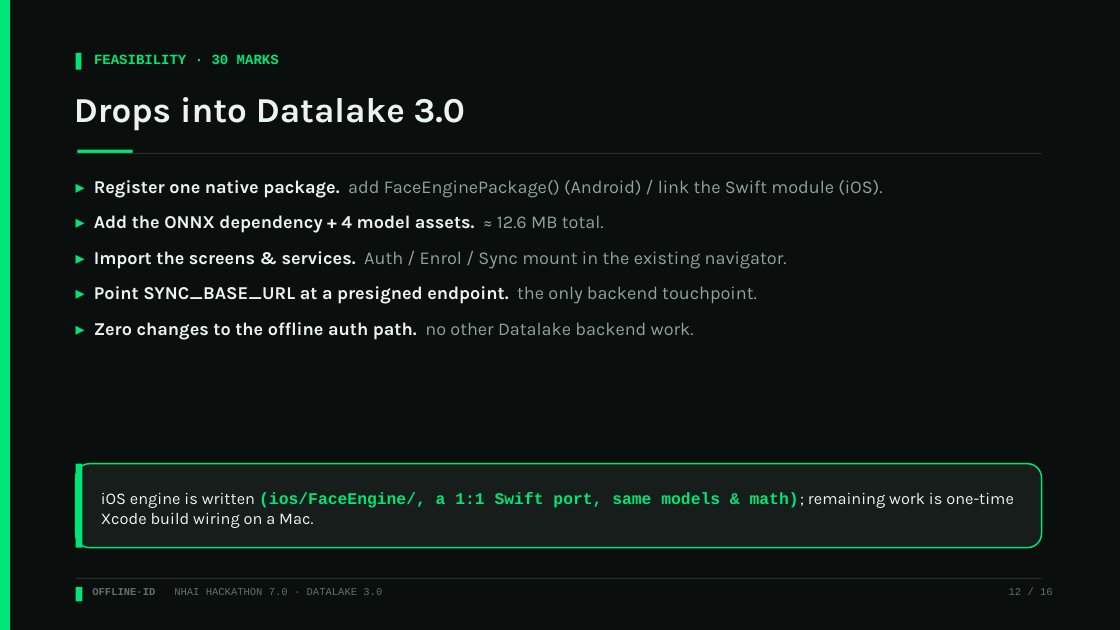
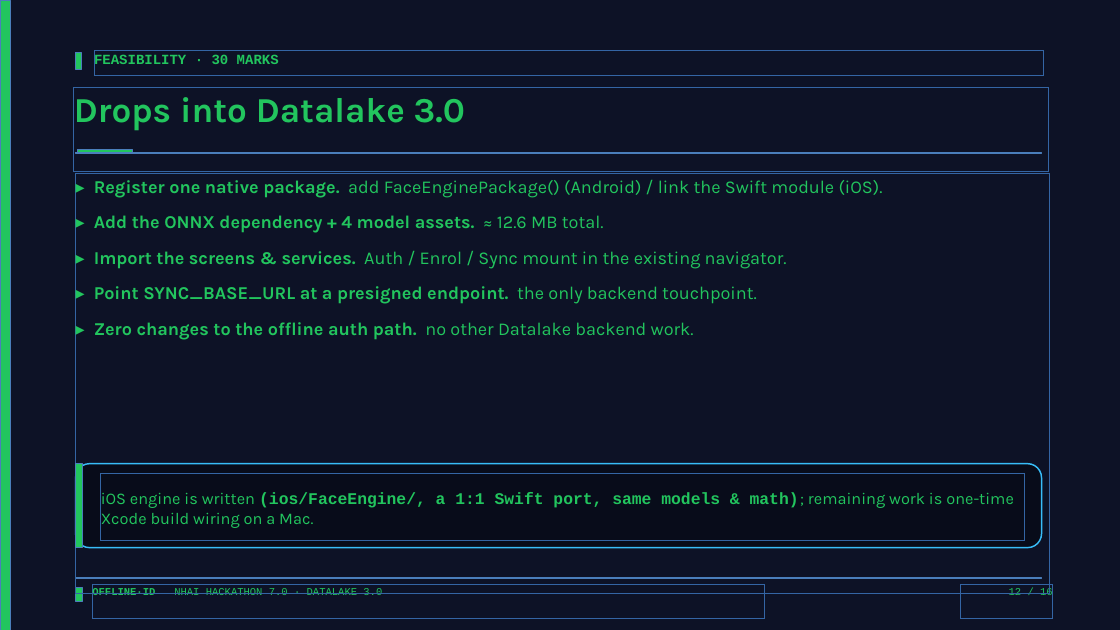
Before and after one commit to moneytosms/offlineid, a slide deck: slide 12 of submission/OfflineID_Hackathon7.pptx. Drawn at 1120x630 pixels with LibreOffice and Linux fonts; fonts in the diff are those of the drawing. Boxes give left, top, right and bottom in pixels: in the first picture for what was removed or moved away, otherwise in the second. Text is boxed around its words. In the diff, an @@ line names an element or a change of style, - is before the commit and + after.

Commit message:
style: restyle PPTX and PDF to Deep Navy/Sky Blue theme

```diff
--- a/submission/OfflineID_Hackathon7.pptx
+++ b/submission/OfflineID_Hackathon7.pptx
@@ background #0A0E0D to #0D1226 @@
@@ text "FEASIBILITY · 30 MARKS" at (94, 54, 279, 69): text colour #00E676 to #22C55E @@
@@ text "Drops into Datalake 3.0" at (74, 97, 465, 131): text colour #EAF3EF to #22C55E @@
@@ text "▸ Register one native package. ..." at (94, 180, 883, 340): text colour #00E676 to #22C55E in "▸", "▸", "▸", "▸" and 1 more places; text colour #EAF3EF to #22C55E in "Register one native package.", "Add the ONNX dependency + 4 model ...", "Import the screens & services.", "Point SYNC_BASE_URL at a presigned endpoint." and 1 more places; text colour #8DA39B to #22C55E in "add FaceEnginePackage() (Android) / link the Swift ...", "≈ 12.6 MB total.", "Auth / Enrol / Sync mount in ...", "the only backend touchpoint." and 1 more places @@
@@ rectangle at (76, 153, 1042, 154): fill #22302B to #080C1A @@
@@ fill #00E676 to #22C55E in 5 elements at (0, 0, 10, 630), (76, 587, 82, 602), (76, 53, 82, 70), (77, 150, 133, 154), (76, 464, 82, 548) @@
@@ rounded rectangle at (76, 464, 1042, 548): fill #161D1A to #080C1A; outline #00E676 1.25 pt to #38BDF8 1.25 pt @@
@@ text "iOS engine is written (ios/FaceEngine/, ..." at (101, 492, 1014, 528): text colour #EAF3EF to #22C55E in "iOS engine is written math); remaining work ..."; text colour #00E676 to #22C55E in "(ios/FaceEngine/, a 1:1 Swift port, same models ..." @@
@@ rectangle at (76, 578, 1042, 579): fill #22302B to #080C1A @@
@@ text "OFFLINE·ID NHAI HACKATHON 7.0 · ..." at (92, 587, 382, 598): text colour #5C726A to #22C55E @@
@@ text "12 / 16" at (1009, 587, 1053, 598): text colour #5C726A to #22C55E @@
```
Also in this commit, not shown: 16 other slides changed, 1 other file.
